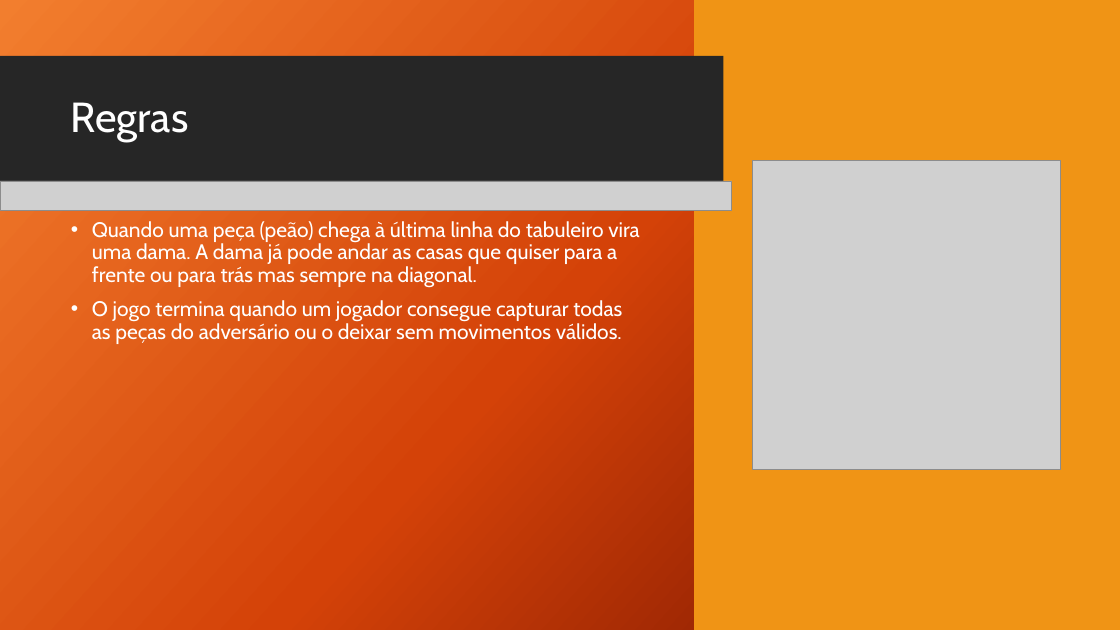
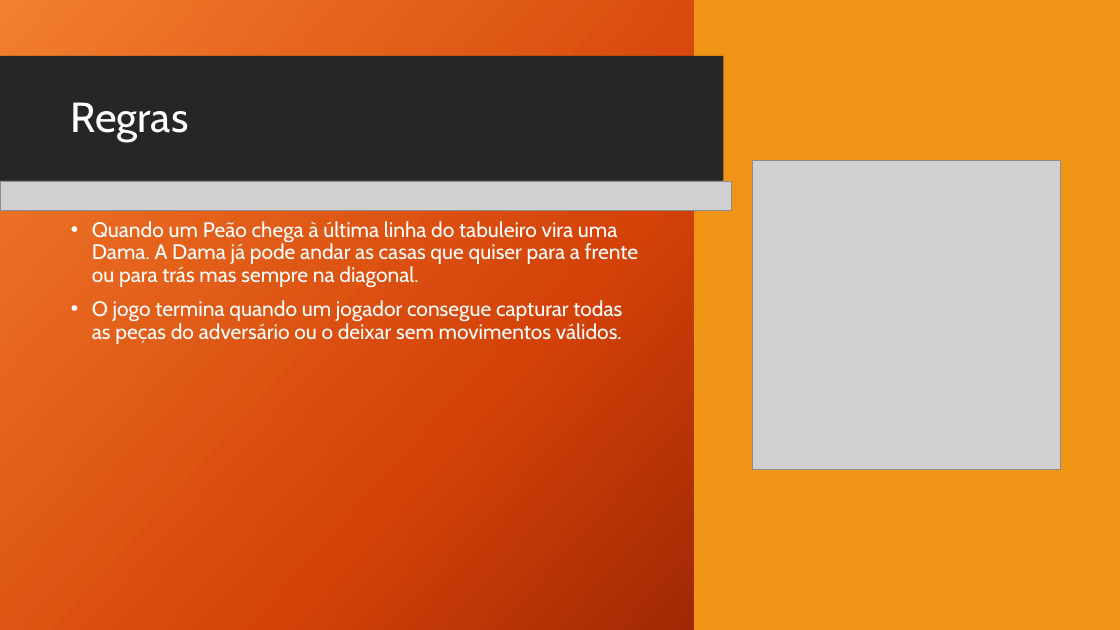
Before and after one commit to wolfmanPires/LDP, a slide deck: slide 4 of Damas.pptx. Drawn at 1120x630 pixels with LibreOffice and Linux fonts; fonts in the diff are those of the drawing; grey boxes stand for pictures; background and template pictures are left out. Boxes give left, top, right and bottom in pixels: in the first picture for what was removed or moved away, otherwise in the second. Text is boxed around its words. In the diff, an @@ line names an element or a change of style, - is before the commit and + after.

```diff
--- a/Damas.pptx
+++ b/Damas.pptx
@@ text at [92,221,638,288]: text changed @@
-• Quando uma peça (peão) chega à última linha do tabuleiro vira uma dama. A dama já pode andar as casas que quiser para a frente ou para trás mas sempre na diagonal.
+• Quando um Peão chega à última linha do tabuleiro vira uma Dama. A Dama já pode andar as casas que quiser para a frente ou para trás mas sempre na diagonal.
```
Also in this commit, not shown: 2 other slides changed.
